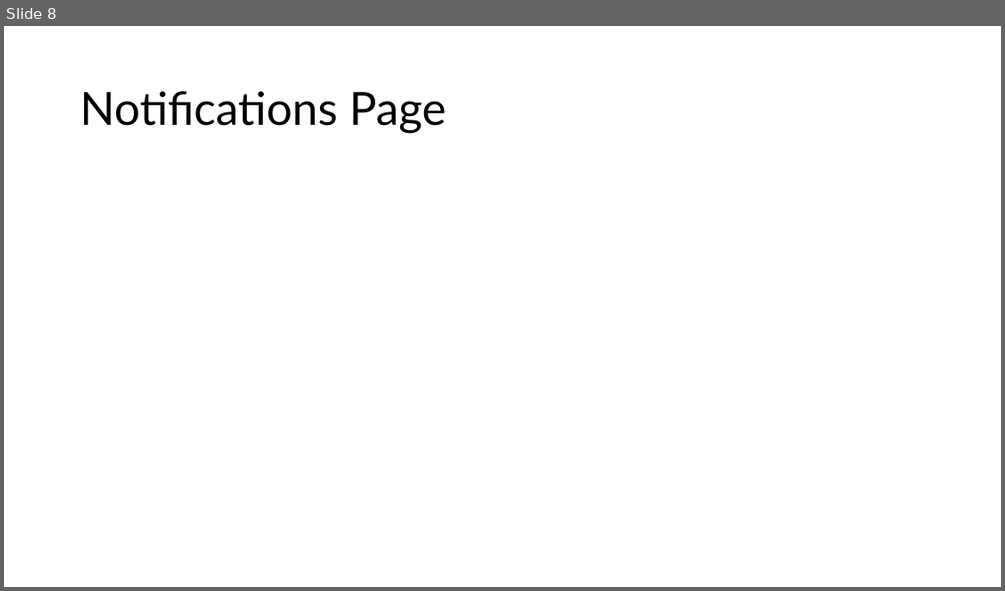
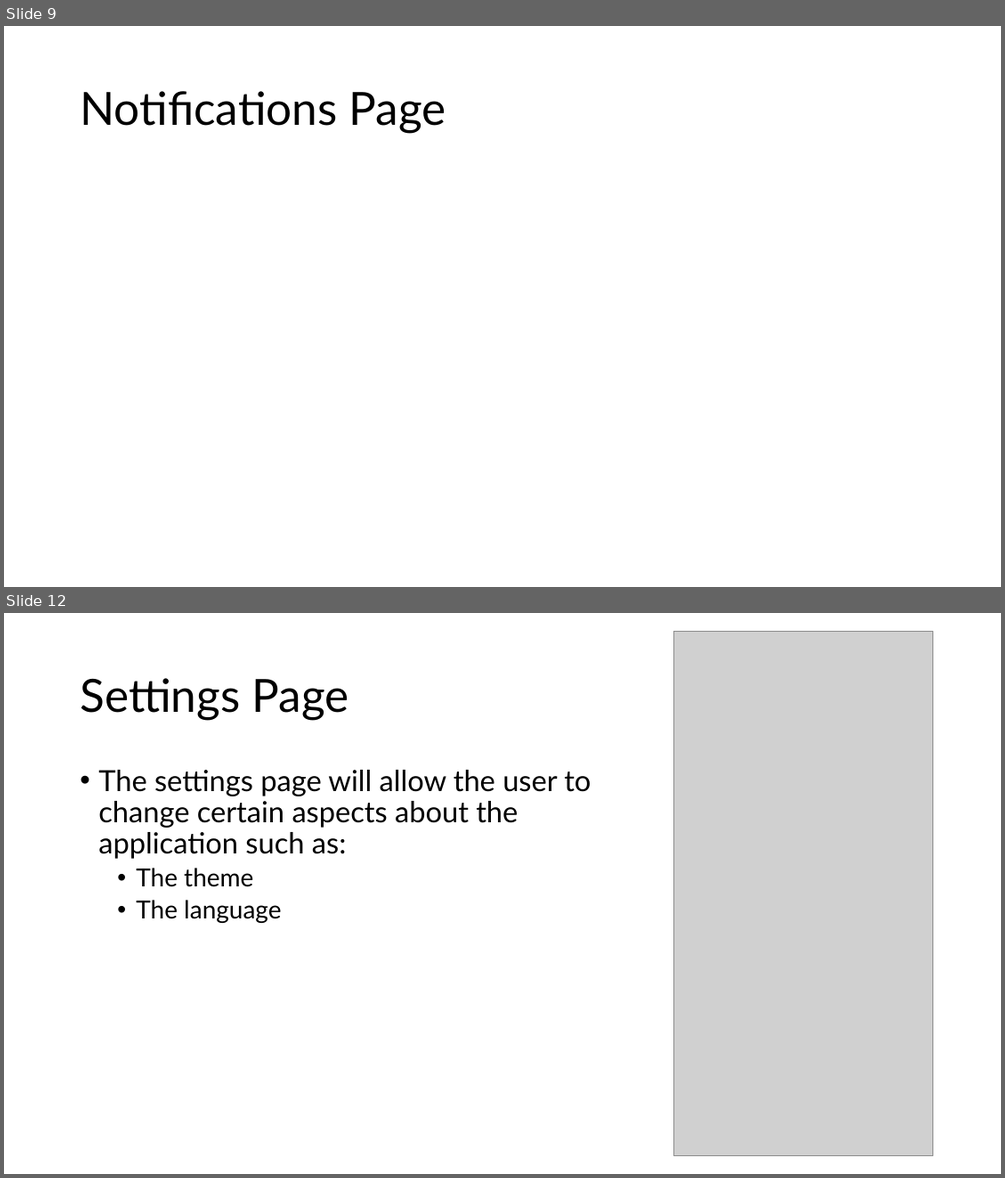
Before and after one commit to gennarofinelli/AppDev2Project, a slide deck: BloodLife Presentation.pptx. Shown one above the other, each under a label of ours: slide 8 before the commit, slides 9 and 12 after it; the slides between them are not shown. The pictures are 1005x591 and 1005x1178 pixels, drawn with LibreOffice and Linux fonts; fonts in the diff are those of the drawing; grey boxes stand for pictures. Boxes give left, top, right and bottom in pixels: in the first picture for what was removed or moved away, otherwise in the second. Text is boxed around its words. In the diff, an @@ line names an element or a change of style, - is before the commit and + after.

```diff
--- a/BloodLife Presentation.pptx
+++ b/BloodLife Presentation.pptx
@@ slide 12 added at [4, 613, 1001, 1174], background #FFFFFF @@
@@ picture added at [673, 632, 932, 1155] @@
@@ title added at [80, 678, 348, 720], 44 pt, text #000000 @@
+Settings Page
@@ text added at [98, 770, 591, 923], 28 pt, text #000000 @@
+• The settings page will allow the user to change certain aspects about the application such as:
+  • The theme
+  • The language
@@ what was slide 8 is now slide 9 @@
```
Also in this commit, not shown: 7 slides changed, 2 other slides added, 1 other file.
